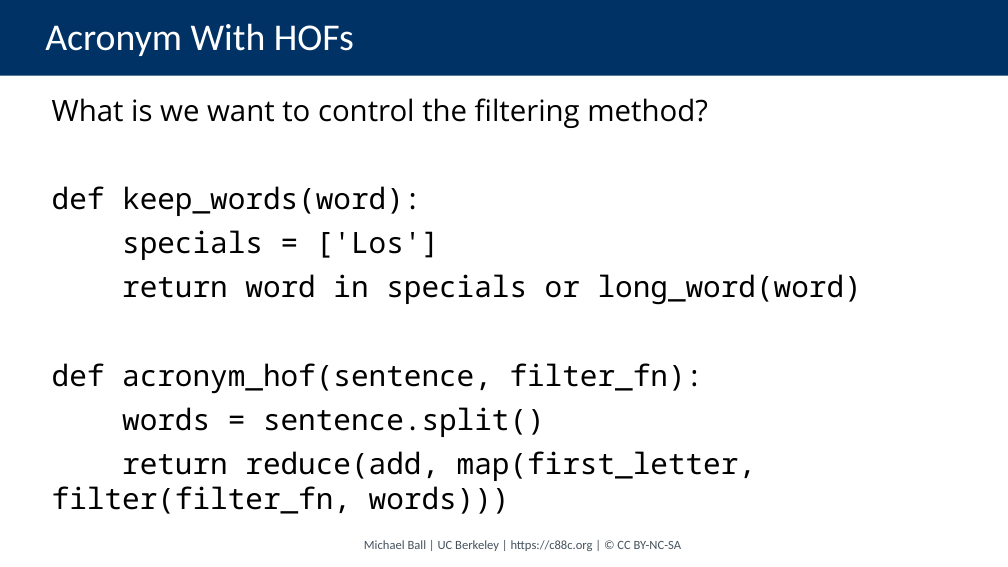
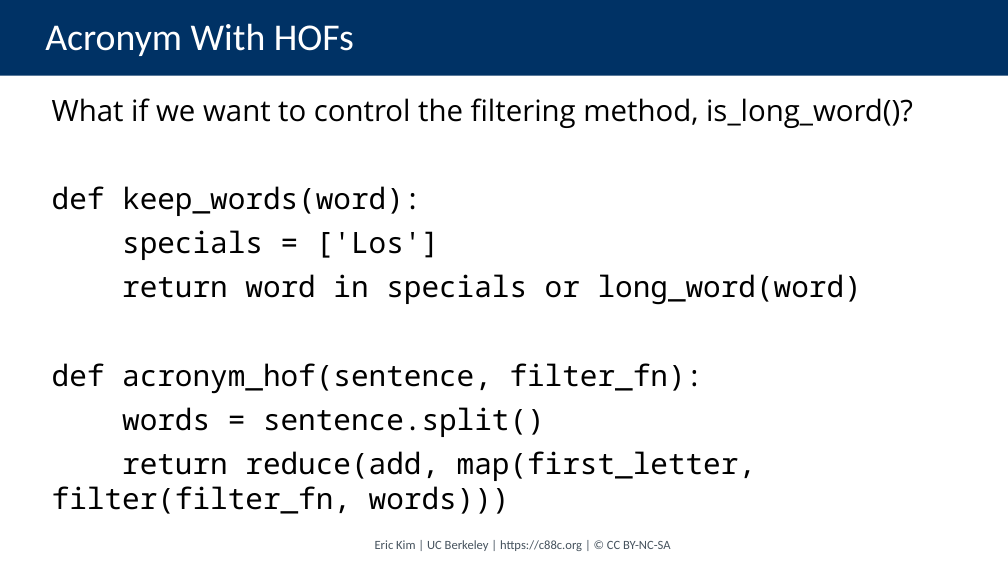
Before and after one commit to cs88-website/su24, a slide deck: slide 33 of assets/slides/su24/06-Lists_HOFs.pptx (slide 32 before the commit). Drawn at 1008x567 pixels with LibreOffice and Linux fonts; fonts in the diff are those of the drawing. Boxes give left, top, right and bottom in pixels: in the first picture for what was removed or moved away, otherwise in the second. Text is boxed around its words. In the diff, an @@ line names an element or a change of style, - is before the commit and + after.

```diff
--- a/assets/slides/su24/06-Lists_HOFs.pptx
+++ b/assets/slides/su24/06-Lists_HOFs.pptx
@@ text at box(52, 98, 913, 128): text changed @@
-What is we want to control the filtering method?
+What if we want to control the filtering method, is_long_word()?
@@ text at box(375, 540, 670, 551): text changed @@
-Michael Ball | UC Berkeley | https://c88c.org | © CC BY-NC-SA
+Eric Kim | UC Berkeley | https://c88c.org | © CC BY-NC-SA
```
Also in this commit, not shown: 28 other slides changed, 4 slides added, 3 slides removed, 7 other files.
